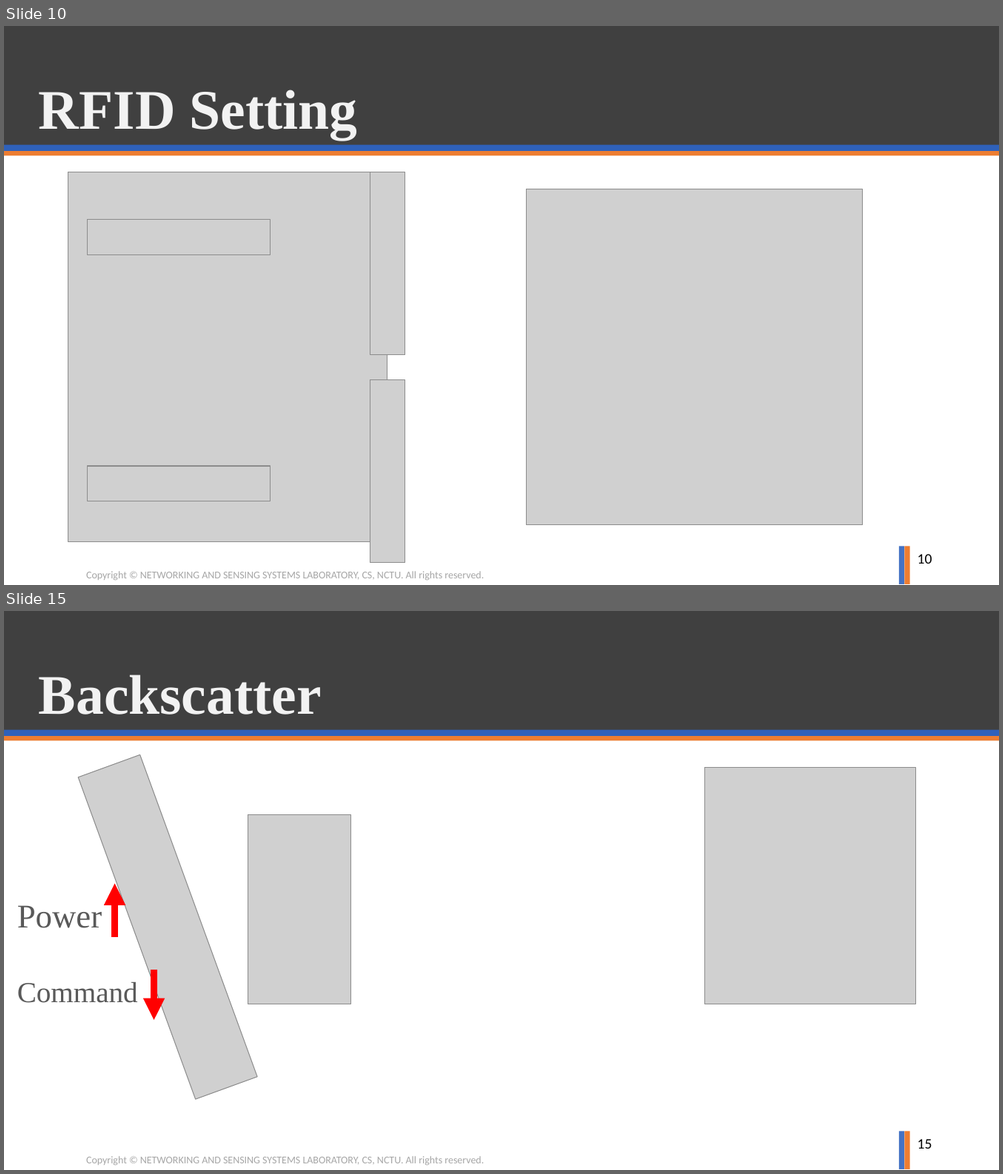
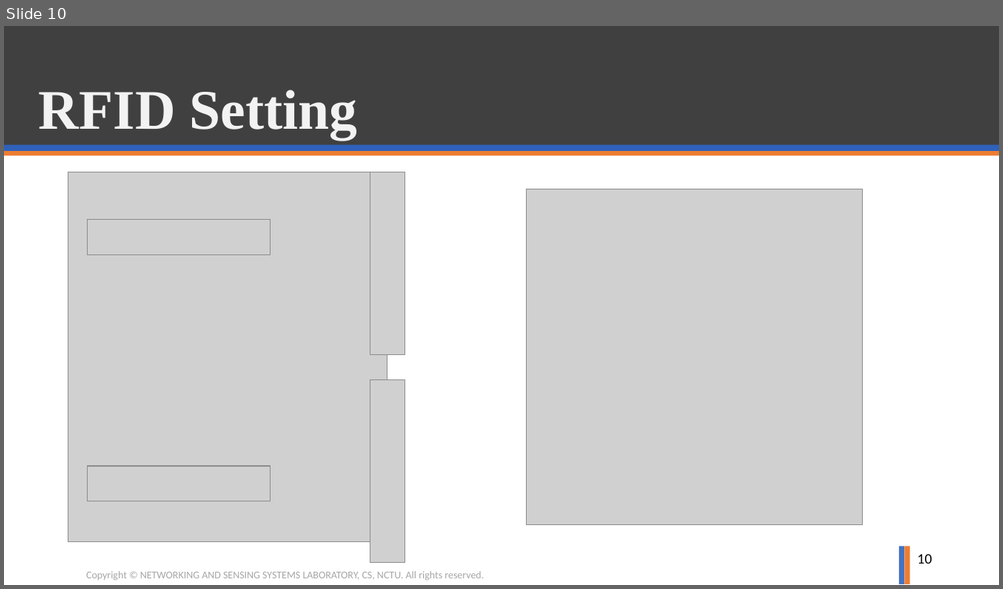
Before and after one commit to ghostkingwilly/RFID_Project, a slide deck: Proposal/RFID_Prorosal.pptx. Shown one above the other, each under a label of ours: slides 10 and 15 before the commit, slide 10 after it; the slides between them are not shown. The pictures are 1003x1174 and 1003x589 pixels, drawn with LibreOffice and Linux fonts; fonts in the diff are those of the drawing; grey boxes stand for pictures; background and template pictures are left out. Boxes give left, top, right and bottom in pixels: in the first picture for what was removed or moved away, otherwise in the second. Text is boxed around its words. In the diff, an @@ line names an element or a change of style, - is before the commit and + after.

```diff
--- a/Proposal/RFID_Prorosal.pptx
+++ b/Proposal/RFID_Prorosal.pptx
@@ slide 15 removed at box(4, 611, 999, 1170), background #FFFFFF; not listed: 6 template elements that a slide beside it also shows @@
@@ title removed at box(39, 675, 321, 715) @@
-Backscatter
@@ picture removed at box(79, 755, 258, 1100) @@
@@ picture removed at box(705, 768, 915, 1005) @@
@@ picture removed at box(248, 815, 350, 1005) @@
@@ arrow removed from (114, 937) to (114, 884) @@
@@ text removed at box(17, 906, 102, 928) @@
-Power
@@ text removed at box(17, 982, 138, 1003) @@
-Command
@@ arrow removed from (154, 970) to (154, 1021) @@
@@ page number removed at box(917, 1139, 932, 1149) @@
-15
```
Also in this commit, not shown: 3 slides changed, 7 slides added, 34 other slides removed.
